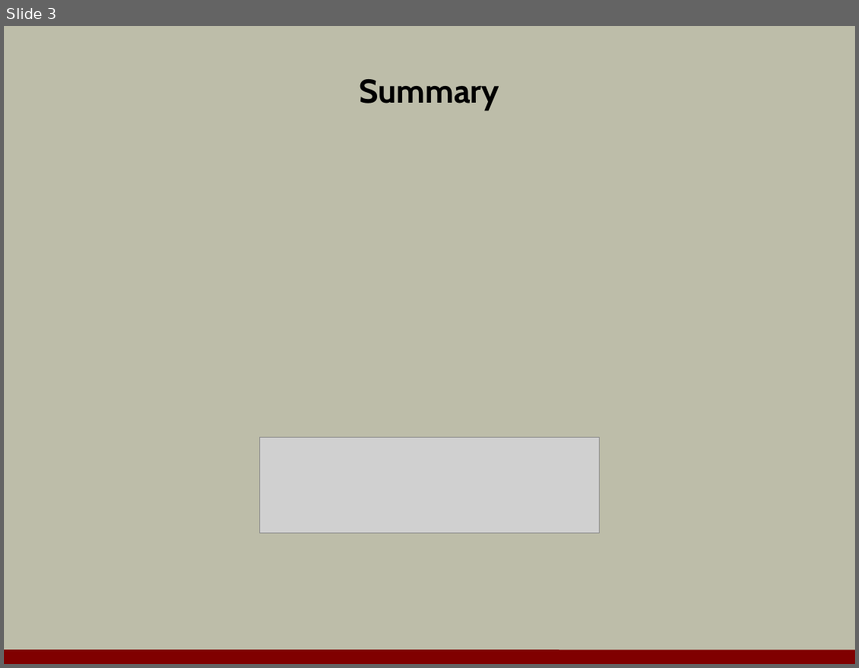
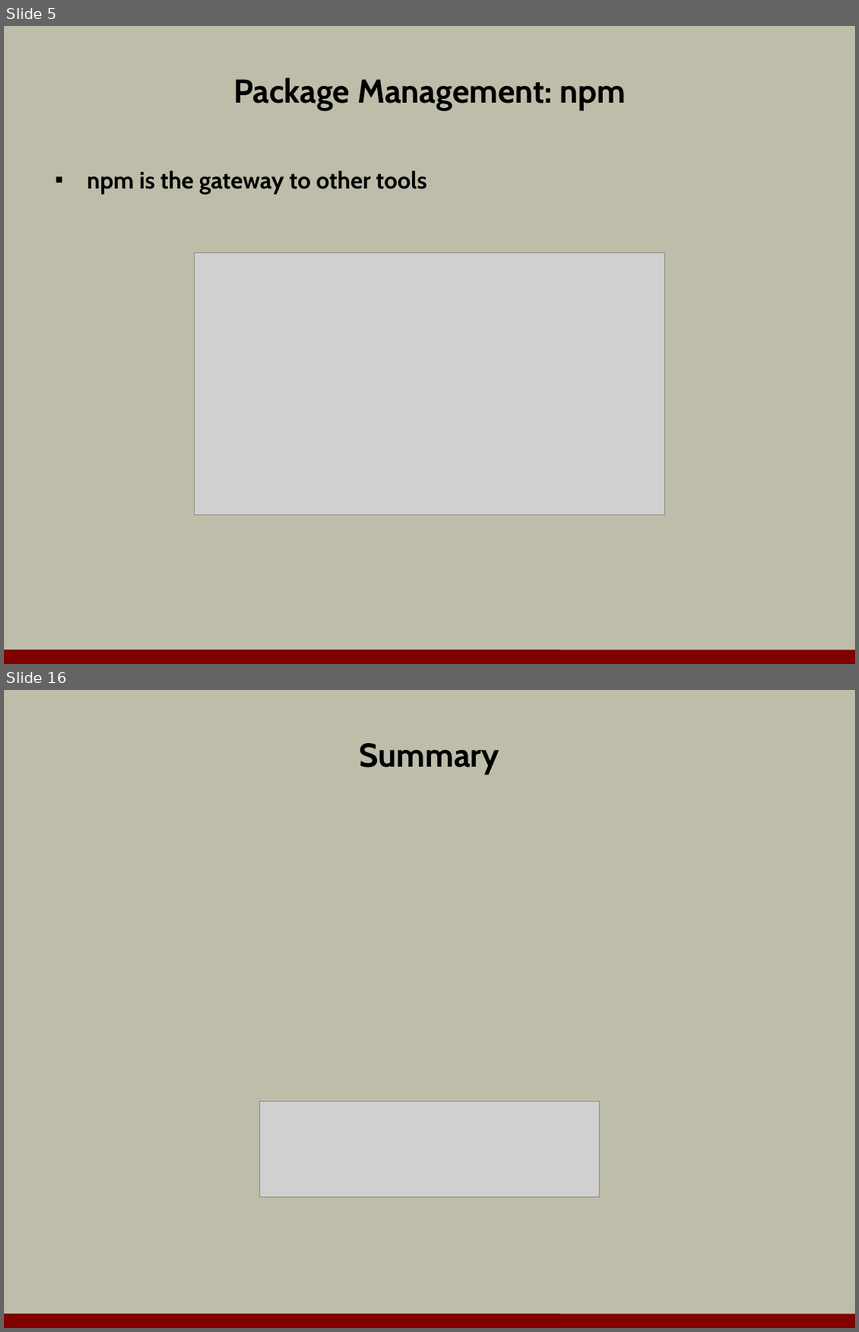
Before and after one commit to OdeToCode/classes, a slide deck: angularjs/slides/a3_nodetools.pptx. Shown one above the other, each under a label of ours: slide 3 before the commit, slides 5 and 16 after it; the slides between them are not shown. The pictures are 859x668 and 859x1332 pixels, drawn with LibreOffice and Linux fonts; fonts in the diff are those of the drawing; grey boxes stand for pictures; background and template pictures are left out. Boxes give left, top, right and bottom in pixels: in the first picture for what was removed or moved away, otherwise in the second. Text is boxed around its words. In the diff, an @@ line names an element or a change of style, - is before the commit and + after.

```diff
--- a/angularjs/slides/a3_nodetools.pptx
+++ b/angularjs/slides/a3_nodetools.pptx
@@ slide 5 added at (4,26,855,664), background #BDBDA9; not listed: 1 template element that a slide beside it also shows @@
@@ title added at (234,78,626,110), 28 pt, text #000000, bold @@
+Package Management: npm
@@ text added at (87,170,427,194), 20 pt, text #000000, bold @@
+▪ npm is the gateway to other tools
@@ picture added at (194,253,664,515) @@
@@ what was slide 3 is now slide 16 @@
```
Also in this commit, not shown: 1 slide changed, 13 other slides added, 1 slide removed, 1 other file.
